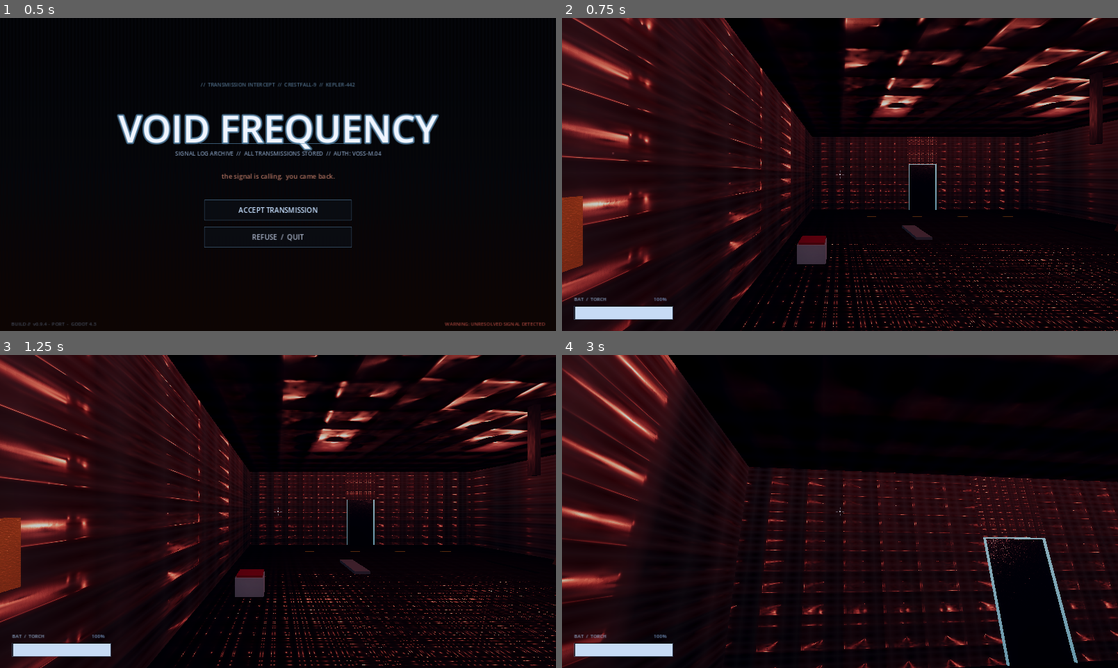
Above: before the commit, frames 1-4 (two rows, left to right).
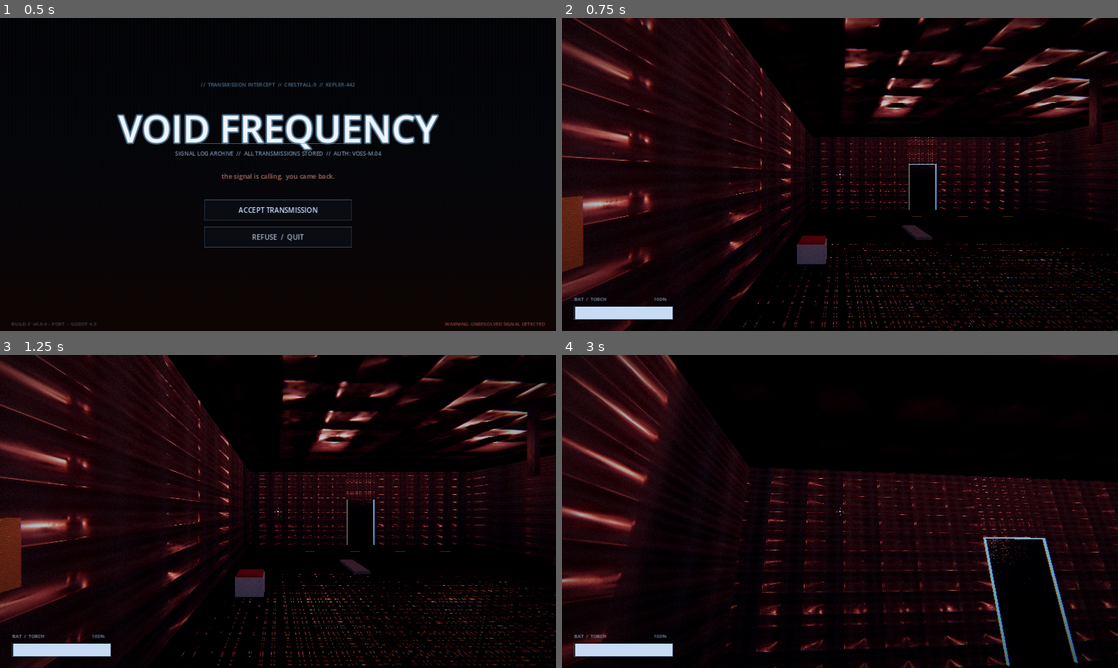
Above: after the commit, the same moments.

Repository: jakob265/horror
Game: Godot game, scene res://scenes/main.tscn
Two runs of this game, one before a commit and one after it. Both use one fixed random seed, a clock stepped at 60 frames per second and the inputs below.
Inputs (mouse positions are in pixels of both pictures, inside the frame that each line leads up to):
- Up to frame 1 (0.5 s): no input
- Up to frame 2 (0.75 s): click "ACCEPT TRANSMISSION" at 0.5 s
- Up to frame 3 (1.25 s): no input
- Up to frame 4 (3 s): tap Enter at 1.25 s; move the mouse to (867, 511) at 1.27 s; hold Ctrl (crouch) 1.28-2.03 s; hold W (move_forward) from 1.28 s (still down); tap Space at 1.52, 2.27 s; move the mouse to (812, 511) at 2.02 s; tap E (interact) at 2.1 s; move the mouse to (851, 505) at 2.77 s; hold Shift (sprint) from 2.78 s (still down)

Frame 1 is identical in both runs. In frame 2, 7.0% of the frame differs, in the area x 0-100%, y 0-100%; in frame 3, 6.9%; in frame 4, 4.5%.

Commit message:
Visual upgrade: fix renderer flag, cinematic post-FX pass, multi-scale glow
Biggest fix: project.godot's config/features listed "GL Compatibility" while
the renderer was forward_plus. GL Compatibility silently drops volumetric fog,
SSAO, SSR and multi-level glow — i.e. all the atmosphere setup_lighting()
configures. Set it to "Forward Plus" so those effects actually run.

Cinematic post pass (shaders/postfx.gdshader): a full-screen canvas shader
applied via a BackBufferCopy + ColorRect on a CanvasLayer below the UI, so the
3D view gets chromatic aberration, contrast + cold desaturated grade, vignette,
subtle scanlines and animated film grain, while HUD/menus stay crisp. Wired up
in main._setup_postfx().

Glow: setup_lighting only drove a single mip level. Replicated the default_env
multi-scale bloom (levels 1-5) and nudged intensity/bloom/threshold so the
emissive eyes, signs and screens actually bloom.

These are all in-engine — no engine switch — and reversible. Verified the
shader compiles, the project boots clean, and all 14 acts load.

Diff:
--- a/godot/project.godot
+++ b/godot/project.godot
@@ -9,7 +9,7 @@
 config/description="A first-person walking-simulator horror game.
 Procedurally generated geometry, runtime audio, no external assets required."
 run/main_scene="res://scenes/main.tscn"
-config/features=PackedStringArray("4.3", "GL Compatibility")
+config/features=PackedStringArray("4.3", "Forward Plus")
 
 [autoload]
 
--- a/godot/scripts/main.gd
+++ b/godot/scripts/main.gd
@@ -22,8 +22,28 @@
 	NotesManager.setup(ui_layer)
 	OlenManager.setup(ui_layer)
 	SceneRouter.setup(world_root, fader)
+	_setup_postfx()
 	# Show main menu
 	_show_main_menu()
+
+
+# Cinematic post pass over the 3D view (vignette, grain, chromatic aberration,
+# cold grade). Sits on a CanvasLayer below UILayer so HUD/menus stay crisp.
+func _setup_postfx() -> void:
+	var layer := CanvasLayer.new()
+	layer.layer = 0
+	add_child(layer)
+	var bbc := BackBufferCopy.new()
+	bbc.copy_mode = BackBufferCopy.COPY_MODE_VIEWPORT
+	layer.add_child(bbc)
+	var rect := ColorRect.new()
+	rect.anchor_right = 1.0
+	rect.anchor_bottom = 1.0
+	rect.mouse_filter = Control.MOUSE_FILTER_IGNORE
+	var mat := ShaderMaterial.new()
+	mat.shader = load("res://shaders/postfx.gdshader")
+	rect.material = mat
+	layer.add_child(rect)
 
 
 func _show_main_menu() -> void:
--- a/godot/scripts/util/act_util.gd
+++ b/godot/scripts/util/act_util.gd
@@ -44,12 +44,19 @@
 	e.ssr_max_steps = 48
 	e.sdfgi_enabled = false
 	e.glow_enabled = true
-	e.glow_intensity = 0.9
+	e.glow_intensity = 1.0
 	e.glow_strength = 1.0
-	e.glow_bloom = 0.15
+	e.glow_bloom = 0.20
 	e.glow_blend_mode = Environment.GLOW_BLEND_MODE_SOFTLIGHT
-	e.glow_hdr_threshold = 1.0
+	e.glow_hdr_threshold = 0.95
 	e.glow_hdr_scale = 2.0
+	e.glow_normalized = true
+	# Multi-scale bloom so emissive eyes / signs / screens bloom softly.
+	e.set_glow_level(1, 0.30)
+	e.set_glow_level(2, 0.60)
+	e.set_glow_level(3, 0.85)
+	e.set_glow_level(4, 0.45)
+	e.set_glow_level(5, 0.25)
 	e.adjustment_enabled = true
 	e.adjustment_brightness = 1.05
 	e.adjustment_contrast = 1.04
--- /dev/null
+++ b/godot/shaders/postfx.gdshader
@@ -0,0 +1,52 @@
+shader_type canvas_item;
+// Full-screen cinematic post pass for the 3D view: chromatic aberration,
+// contrast + cold desaturated grade, vignette, subtle scanlines, animated film
+// grain. Applied via a ColorRect over a BackBufferCopy on a CanvasLayer below
+// the UI, so HUD/menus stay crisp.
+
+uniform sampler2D screen_tex : hint_screen_texture, filter_linear;
+uniform float ca_amount : hint_range(0.0, 0.02) = 0.0035;
+uniform float vignette_strength : hint_range(0.0, 1.0) = 0.55;
+uniform float vignette_start : hint_range(0.0, 1.0) = 0.32;
+uniform float grain_amount : hint_range(0.0, 0.4) = 0.055;
+uniform float saturation : hint_range(0.0, 2.0) = 0.90;
+uniform float contrast : hint_range(0.5, 2.0) = 1.06;
+uniform vec3 cold_tint = vec3(0.93, 0.98, 1.07);
+uniform float scanline_amount : hint_range(0.0, 0.2) = 0.025;
+
+float hash(vec2 p) {
+	return fract(sin(dot(p, vec2(127.1, 311.7))) * 43758.5453123);
+}
+
+void fragment() {
+	vec2 uv = SCREEN_UV;
+	vec2 dir = uv - vec2(0.5);
+	float d = length(dir);
+
+	// Chromatic aberration, stronger toward the edges.
+	vec2 off = dir * ca_amount * (0.35 + d);
+	vec3 col;
+	col.r = texture(screen_tex, uv + off).r;
+	col.g = texture(screen_tex, uv).g;
+	col.b = texture(screen_tex, uv - off).b;
+
+	// Contrast around mid-grey.
+	col = (col - 0.5) * contrast + 0.5;
+
+	// Desaturate + cold grade.
+	float l = dot(col, vec3(0.299, 0.587, 0.114));
+	col = mix(vec3(l), col, saturation);
+	col *= cold_tint;
+
+	// Vignette.
+	col *= 1.0 - vignette_strength * smoothstep(vignette_start, 0.85, d);
+
+	// Subtle scanlines.
+	col *= 1.0 - scanline_amount * (0.5 + 0.5 * sin(SCREEN_UV.y * 1300.0));
+
+	// Animated film grain.
+	float g = (hash(uv * vec2(TIME * 91.3 + 1.0, TIME * 53.7 + 1.0)) - 0.5) * grain_amount;
+	col += g;
+
+	COLOR = vec4(clamp(col, 0.0, 1.0), 1.0);
+}
